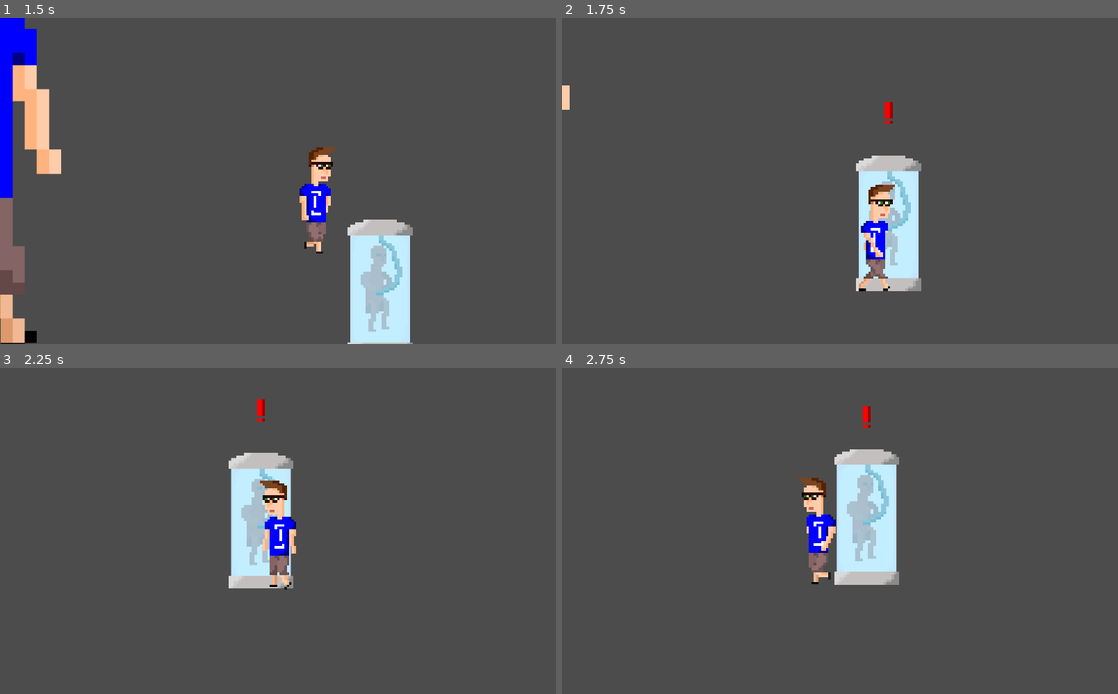
Above: before the commit, frames 1-4 (two rows, left to right).
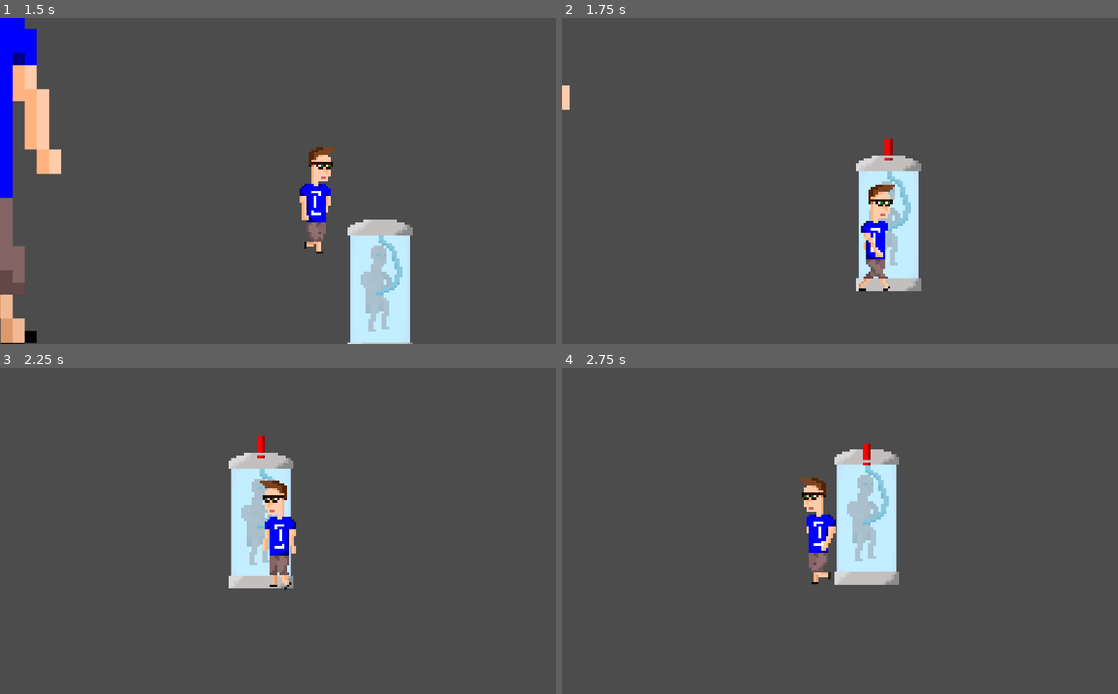
Above: after the commit, the same moments.

Repository: klenganthegame/KlenganTheGame
Game: Godot game, scene res://level/Level1.tscn
Same seed, same stepped clock (60 frames per second), same inputs: the game is played once before the commit and once after it.
Inputs:
- Up to frame 1 (1.5 s): hold D (walk_right) from 0.53 s (still down); tap Space (jump) at 0.77 s
- Up to frame 2 (1.75 s): keep holding D (walk_right); tap Space (jump) at 1.52 s
- Up to frame 3 (2.25 s): release D (walk_right) at 2.03 s; hold A (walk_left) from 2.03 s (still down)
- Up to frame 4 (2.75 s): keep holding A (walk_left)

Frame 1 is identical in both runs. In frame 2, 0.2% of the frame differs, in the area x 58-60%, y 25-44%; in frame 3, 0.2%; in frame 4, 0.2%.

Commit message:
updated interactable

Diff:
--- a/objects/mechanics/Interactable.tscn
+++ b/objects/mechanics/Interactable.tscn
@@ -17,10 +17,10 @@
 tracks/0/imported = false
 tracks/0/enabled = true
 tracks/0/keys = {
-"times": PoolRealArray( 0, 1, 2 ),
-"transitions": PoolRealArray( 1, 1, 1 ),
+"times": PoolRealArray( 0, 1 ),
+"transitions": PoolRealArray( 1, 1 ),
 "update": 0,
-"values": [ Vector2( 0, -430 ), Vector2( 0, -400 ), Vector2( 0, -430 ) ]
+"values": [ Vector2( 0, -360 ), Vector2( 0, -330 ) ]
 }
 
 [node name="Interactable" type="Node2D"]
@@ -37,7 +37,7 @@
 anims/exclamation = SubResource( 2 )
 
 [node name="Sprite" type="Sprite" parent="."]
-position = Vector2( 0, -426.191 )
+position = Vector2( 0, -330 )
 texture = ExtResource( 2 )
 [connection signal="area_entered" from="Area2D" to="." method="_on_Area2D_area_entered"]
 [connection signal="area_exited" from="Area2D" to="." method="_on_Area2D_area_exited"]
